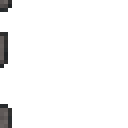
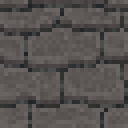
Two versions of the same layered image (128×128). Layer-by-layer changes:
hid "Right Side" over [0, 0, 12, 128]
added layer "In-Fill" (84%) above "Middle" over [4, 4, 128, 124]
showed "Middle" over [0, 0, 128, 128]
